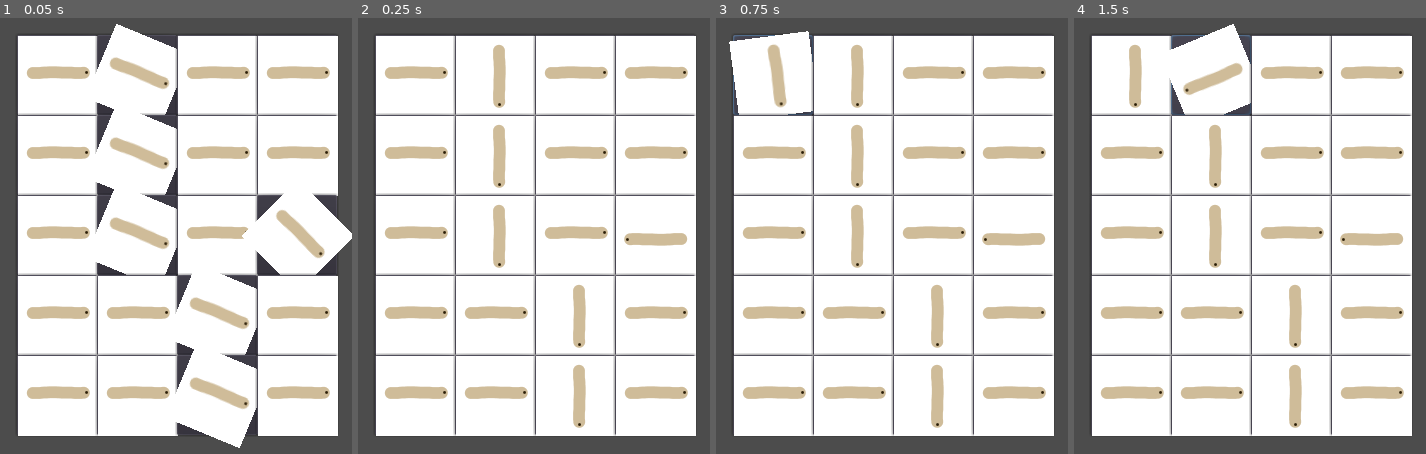
Above: before the commit, frames 1-4 (left to right).
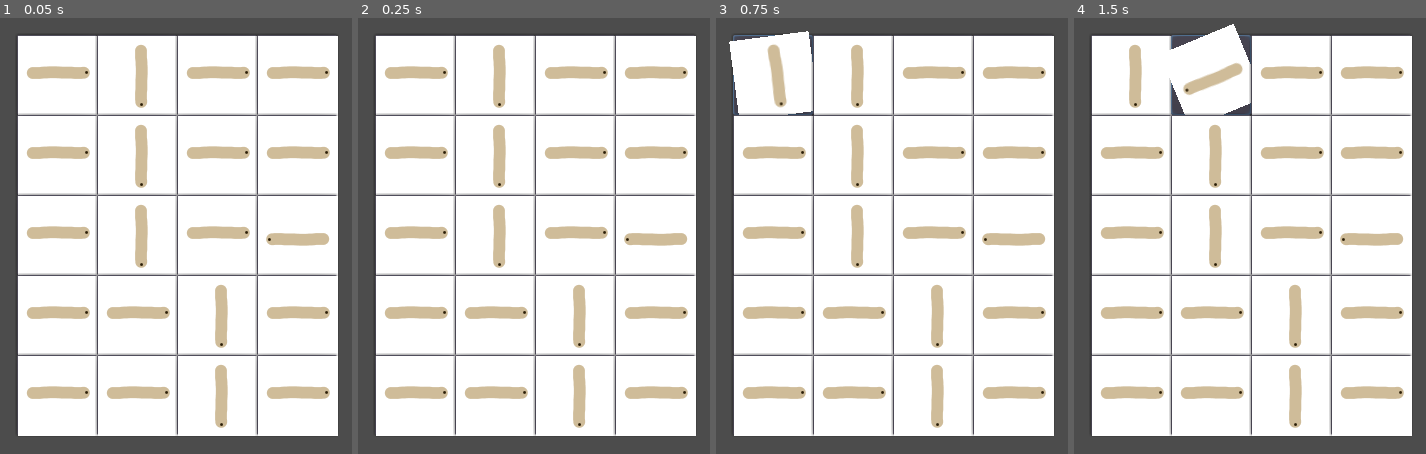
Above: after the commit, the same moments.

Repository: khajer/pipe-game
Game: Godot game, scene res://scenes/Play.tscn
Two runs of this game, one before a commit and one after it. Both use one fixed random seed, a clock stepped at 60 frames per second and the inputs below.
Inputs (mouse positions are in pixels of both pictures, inside the frame that each line leads up to):
- Up to frame 1 (0.05 s): no input
- Up to frame 2 (0.25 s): no input
- Up to frame 3 (0.75 s): click (772, 74) at 0.5 s
- Up to frame 4 (1.5 s): click (1211, 74) at 1.27 s

The runs differ from the first frame. In frame 1, 9.0% of the frame differs, in the area x 26-100%, y 1-99%; in frame 2, nothing differs; in frame 3, nothing differs; in frame 4, nothing differs.

Commit message:
fix animation

Diff:
--- a/scenes/Block.gd
+++ b/scenes/Block.gd
@@ -1,4 +1,6 @@
 class_name Block
+
+const MAX_DEGREES = 360
 
 var connect_left = false
 var connect_right = false
@@ -44,11 +46,10 @@
 	btn_animate.col = c
 
 func rotate_block(degree):
-	print("[", row, ", ", col, "] old degree >> ", self.rotation_degrees)
 	self.rotation_degrees += degree
-	if self.rotation_degrees > 360:
-		self.rotation_degrees -= 360
-	print("new degree >> ", self.rotation_degrees)
+	if self.rotation_degrees > MAX_DEGREES:
+		self.rotation_degrees -= MAX_DEGREES
+
 	_set_connect_side(self.rotation_degrees)
 
 func clear_link_block():
--- a/scenes/BtnBlock.gd
+++ b/scenes/BtnBlock.gd
@@ -22,7 +22,7 @@
 
 func _ready():
 #	_set_connect_side()
-	set_rotate_degrees(rotation_degrees, true)
+	set_rotate_degrees(rotation_degrees, false)
 
 func set_rotate_degrees(degrees, animate):
 	if animate == true:
@@ -38,24 +38,12 @@
 	var rotVal = degree * (PI / 180)
 
 	tween.interpolate_property(block, "rotation", block.rotation, block.rotation+rotVal, DELAY_TIME_ANIMATE, Tween.TRANS_LINEAR, Tween.EASE_IN_OUT)
+	tween.interpolate_property(block, "rotation", block.rotation, block.rotation+rotVal, DELAY_TIME_ANIMATE, Tween.TRANS_LINEAR, Tween.EASE_IN_OUT)
 	tween.start()
+	tween.interpolate_callback(self, DELAY_TIME_ANIMATE, "on_rotate_completed")
 
-
-#func _set_connect_side():
-#	if self.blocktype == 0:
-#		match (int(self.rotation_degrees%360)):
-#			0, 180:
-#				connect_left = true
-#				connect_top = false
-#				connect_right = true
-#				connect_bottom = false
-#			90, 270:
-#				connect_left = false
-#				connect_top = true
-#				connect_right = false
-#				connect_bottom = true
-#			_:
-#				pass
+func on_rotate_completed():
+	emit_signal("block_pressed", row , col, ROTATE_DEGREES)
 
 
 func clear_link_block():
@@ -68,7 +56,7 @@
 	rotation_degrees += ROTATE_DEGREES
 	set_rotate_degrees(ROTATE_DEGREES, true)
 
-	emit_signal("block_pressed", row , col, ROTATE_DEGREES)
+#
 
 func move_to(x, y, animate=false):
 	if !animate:
--- a/scenes/Play.gd
+++ b/scenes/Play.gd
@@ -12,8 +12,11 @@
 
 # Called when the node enters the scene tree for the first time.
 func _ready():
+
+	test()
+
 	value_block = gen_value_block()
-	create_block()
+	create_block(value_block)
 
 	var block_path = find_block_pass_path()
 	if len(block_path) > 0 :
@@ -21,19 +24,19 @@
 	else:
 		print("not found")
 
-	test()
+
 
 # Called every frame. 'delta' is the elapsed time since the previous frame.
 #func _process(delta):
 #	pass
 
-func create_block():
-	print("create_block")
+func create_block(value_block):
+	print("create_block : ", value_block)
 
 	for r in range (0, MAX_ROW):
 		var row = []
 		for c in range(0, MAX_COL):
-			var block = gen_block( r, c)
+			var block = gen_block( r, c, value_block[r][c].degrees)
 
 			if c == MAX_COL-1:
 				block.is_last_path = true
@@ -108,22 +111,26 @@
 #		[0, 0, 90, 0],
 #	]
 
-func gen_block(r, c):
+func gen_block(r, c, block_degree):
 
 	var btn_animate = preload("res://scenes/BtnBlock.tscn").instance()
 	btn_animate.rect_position.x = c * BLOCK_W + (BLOCK_W/2)
 	btn_animate.rect_position.y = r * BLOCK_W + (BLOCK_W/2)
 	btn_animate.blocktype = 0
-	btn_animate.rotation_degrees  = value_block[r][c].degrees
+	btn_animate.rotation_degrees  = block_degree
 	btn_animate.connect("block_pressed", self, "on_block_pressed")
 
-	var block = Block.new(0, value_block[r][c].degrees)
+	var block = Block.new(0, block_degree)
 	block.btn_animate = btn_animate
 	block.setRowCol(r, c)
-	block.rotation_degrees = value_block[r][c].degrees
+	block.rotation_degrees = block_degree
 	self.add_child(btn_animate)
 
 	return block
+
+func rotate_block_complete():
+	print("rotate_block_complete")
+	pass
 
 func on_block_pressed(r, c, rotation_degrees):
 	print(">>>>[", r, ", ", c, "] < row, col")
@@ -140,10 +147,13 @@
 
 #	show_connect(block_data)
 #	show_block_detail(block_data)
-
+	check_block_path()
+
+func check_block_path():
 	var block_paths = find_block_pass_path()
 	if len(block_paths) > 0 :
 		print("found ", len(block_paths), " paths = > ", block_paths)
+
 		destroy_path(block_paths)
 
 	else:
@@ -153,20 +163,18 @@
 	for blockpath in block_paths:
 		for block in blockpath:
 			block.is_destroy = true
-#			block.btn_animate.queue_free()
-			block.btn_animate.get_child(0).play("destroy") # <--- delete object
-
+			block.btn_animate.get_child(0).play("destroy")
+
+	add_delay_wait_to_destroy()
+
+func add_delay_wait_to_destroy():
 	dynamicTimer = Timer.new()
 	dynamicTimer.wait_time = DELAY_TIME
 	dynamicTimer.one_shot = true
 
-	dynamicTimer.connect("timeout", self, "_on_Timer_timeout")
+	dynamicTimer.connect("timeout", self, "animate_all_block")
 	add_child(dynamicTimer)
-
 	dynamicTimer.start()
-
-func _on_Timer_timeout():
-	animate_all_block()
 
 func animate_all_block():
 	for c in MAX_COL:
@@ -241,8 +249,6 @@
 		print(paths)
 		if len(paths) != 0:
 			path_all.append(paths)
-		else:
-			create_new_value_block()
 
 	return path_all
 
@@ -257,10 +263,6 @@
 
 
 
-func create_new_value_block():
-	pass
-
-
 func test():
 	put_down_block_test()
 
